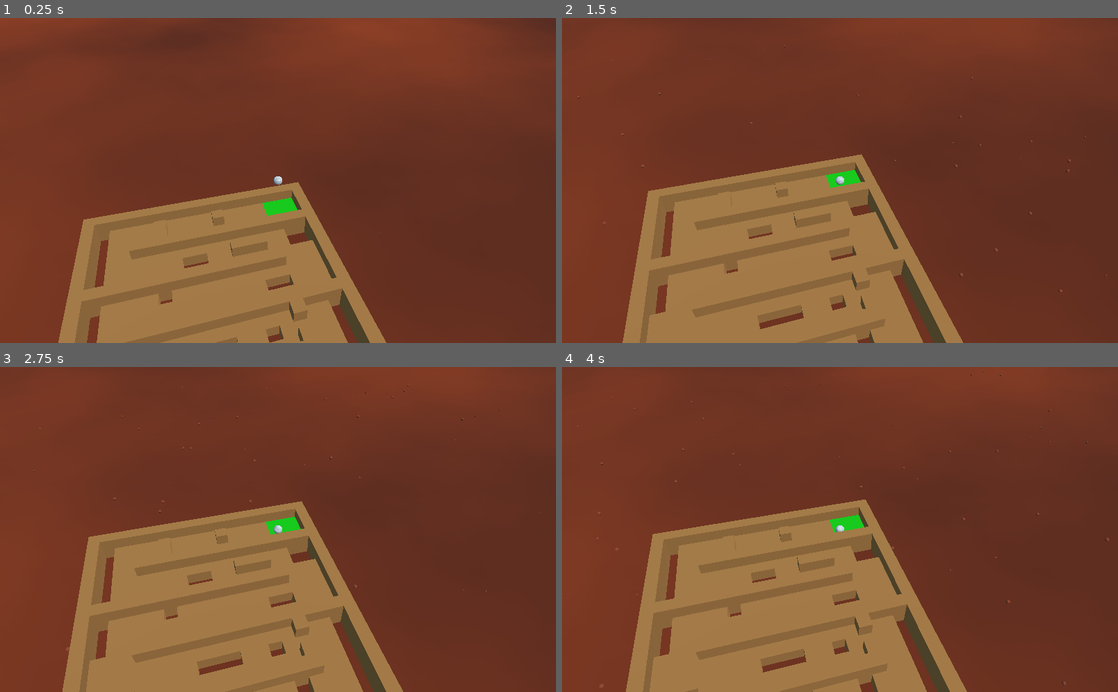
Above: before the commit, frames 1-4 (two rows, left to right).
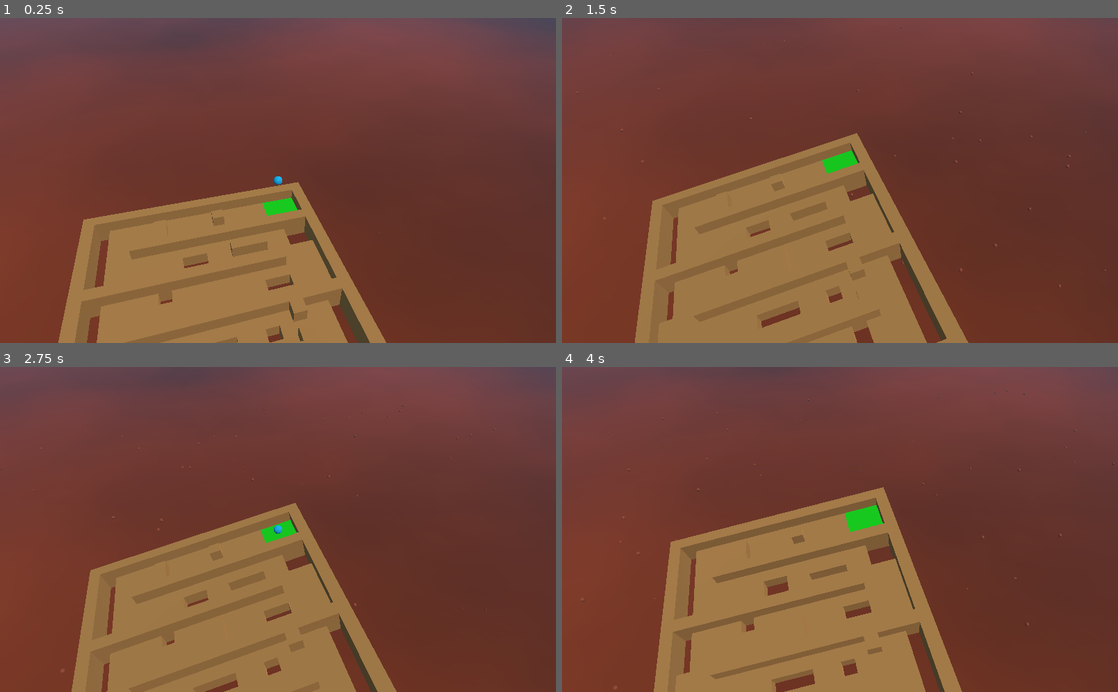
Above: after the commit, the same moments.

Repository: Wellbek/GamePhysicsSPP
Game: Godot game, scene res://Scenes/MarbleMaze.tscn
The game is run twice, just before and just after one commit, with the same random seed, the same clock (stepped at 60 frames per second) and the same inputs. The project has no main scene, so this scene is started directly.
Inputs (mouse positions are in pixels of both pictures, inside the frame that each line leads up to):
- Up to frame 1 (0.25 s): no input
- Up to frame 2 (1.5 s): move the mouse to (962, 164) at 0.52 s; hold D (right) 0.53-1.28 s; hold Ctrl (unlock_camera) 0.53-1.28 s; move the mouse to (728, 196) at 1.27 s; hold S (back) from 1.28 s (still down); tap Ctrl (unlock_camera) at 1.35 s
- Up to frame 3 (2.75 s): move the mouse to (333, 458) at 2.02 s; release S (back) at 2.03 s; hold D (right) from 2.03 s (still down); hold Ctrl (unlock_camera) from 2.03 s (still down)
- Up to frame 4 (4 s): move the mouse to (812, 594) at 2.77 s; release D (right) at 2.78 s; release Ctrl (unlock_camera) at 2.78 s; hold W (forward) 2.78-3.53 s; tap Ctrl (unlock_camera) at 2.85 s; move the mouse to (1006, 578) at 3.52 s; hold A (left) from 3.53 s (still down); hold Ctrl (unlock_camera) from 3.53 s (still down)

The runs differ from the first frame. In frame 1, 21% of the frame differs, in the area x 0-100%, y 0-52%; in frame 2, 18%; in frame 3, 27%, in the area x 0-100%, y 0-100%; in frame 4, 27%.

Commit message:
Its now possible to rotate the maze with the mouse although collision is wonky. Also made sky grey. If you dont like it, change it back

Diff:
--- a/Game Physics Assignment Sheet 2/Materials/ballMaterial.tres
+++ b/Game Physics Assignment Sheet 2/Materials/ballMaterial.tres
@@ -1,6 +1,9 @@
 [gd_resource type="SpatialMaterial" load_steps=3 format=2]
 
 [sub_resource type="OpenSimplexNoise" id=1]
+octaves = 7
+period = 23.8
+persistence = 0.624
 
 [sub_resource type="NoiseTexture" id=2]
 seamless = true
@@ -8,5 +11,5 @@
 noise = SubResource( 1 )
 
 [resource]
-albedo_color = Color( 0.960784, 0.960784, 0.960784, 1 )
+albedo_color = Color( 0.0627451, 0.780392, 1, 1 )
 albedo_texture = SubResource( 2 )
--- a/Game Physics Assignment Sheet 2/Scenes/MarbleMaze.tscn
+++ b/Game Physics Assignment Sheet 2/Scenes/MarbleMaze.tscn
@@ -49,11 +49,11 @@
 
 [sub_resource type="SphereShape" id=2]
 margin = 0.05
-radius = 0.04
+radius = 0.2
 
 [sub_resource type="SphereMesh" id=3]
-radius = 0.04
-height = 0.08
+radius = 0.2
+height = 0.4
 
 [sub_resource type="ConcavePolygonShape" id=4]
 data = PoolVector3Array( -1, 0, -1, -1, 0.2, 1.1, -1, 0, 1.1, -1, 0, -1, -1, 0.2, -1, -1, 0.2, 1.1, -0.8, 0, -0.1, -0.8 …(25089 unchanged characters)…
@@ -83,7 +83,7 @@
 draw_pass_1 = SubResource( 10 )
 
 [node name="Marble" type="RigidBody" parent="."]
-transform = Transform( 5, 0, 0, 0, 5, 0, 0, 0, 5, 3.6, 2.5, -3.8 )
+transform = Transform( 1, 0, 0, 0, 1, 0, 0, 0, 1, 3.6, 2.5, -3.8 )
 continuous_cd = true
 can_sleep = false
 script = ExtResource( 5 )
@@ -99,6 +99,7 @@
 [node name="Maze" type="RigidBody" parent="."]
 transform = Transform( 5, 0, 0, 0, 5, 0, 0, 0, 5, 0, 0, 0 )
 mode = 1
+continuous_cd = true
 script = ExtResource( 4 )
 rotSpeed = 0.3
 
--- a/Game Physics Assignment Sheet 2/Scripts/Maze.gd
+++ b/Game Physics Assignment Sheet 2/Scripts/Maze.gd
@@ -1,8 +1,10 @@
 extends RigidBody
 
 export var rotSpeed = 1.0
+export var mouseSpeed = 2
+export var clickOrigin = Vector2(0,0)
 
-func _process(delta):
+func _physics_process(delta):
 	var rotChange = Vector3(0,0,0)
 
 	if Input.is_action_pressed("rot_left"):
@@ -19,6 +21,16 @@
 	rotate_object_local(Vector3(0,0,1),rotSpeed * delta * rotChange.z)
 	rotate_object_local(Vector3(1,0,0),rotSpeed * delta * rotChange.x)
 
+	if Input.is_action_just_pressed("unlock_camera"):
+		clickOrigin = get_viewport().get_mouse_position()
+
+	if Input.is_action_pressed("unlock_camera"):
+		var clickVec = get_viewport().get_mouse_position() - clickOrigin
+		clickOrigin = get_viewport().get_mouse_position()
+		clickVec = clickVec/10
+		rotate_object_local(Vector3(0,0,1),mouseSpeed * delta * -clickVec.x)
+		rotate_object_local(Vector3(1,0,0),mouseSpeed * delta * clickVec.y)
+
 	#limit rotation along x,z and lock along y
 	var myRot = get_rotation()
 	rotation = Vector3(clamp(myRot.x, -.2, .2), 0, clamp(myRot.z, -.2, .2))
--- a/Game Physics Assignment Sheet 2/default_env.tres
+++ b/Game Physics Assignment Sheet 2/default_env.tres
@@ -3,5 +3,10 @@
 [sub_resource type="ProceduralSky" id=1]
 
 [resource]
-background_mode = 2
+background_mode = 3
 background_sky = SubResource( 1 )
+background_color = Color( 0.129412, 0.184314, 0.203922, 1 )
+ambient_light_color = Color( 1, 1, 1, 1 )
+fog_enabled = true
+fog_color = Color( 0.239216, 0.32549, 0.423529, 0.701961 )
+fog_sun_amount = 0.1
